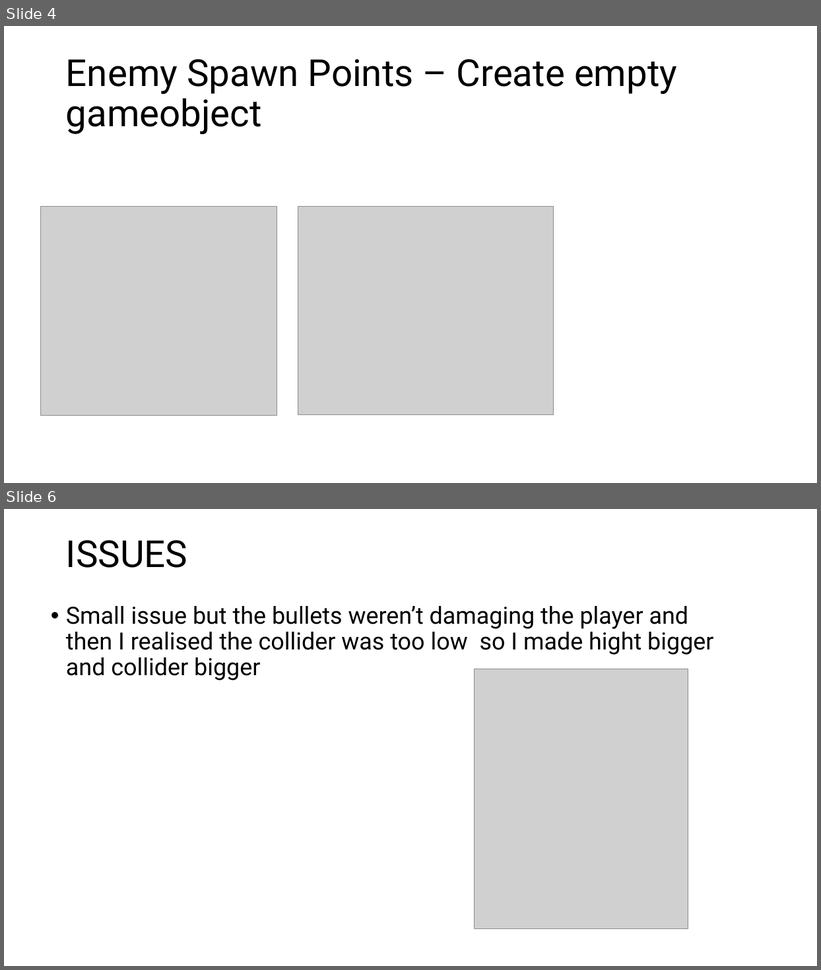
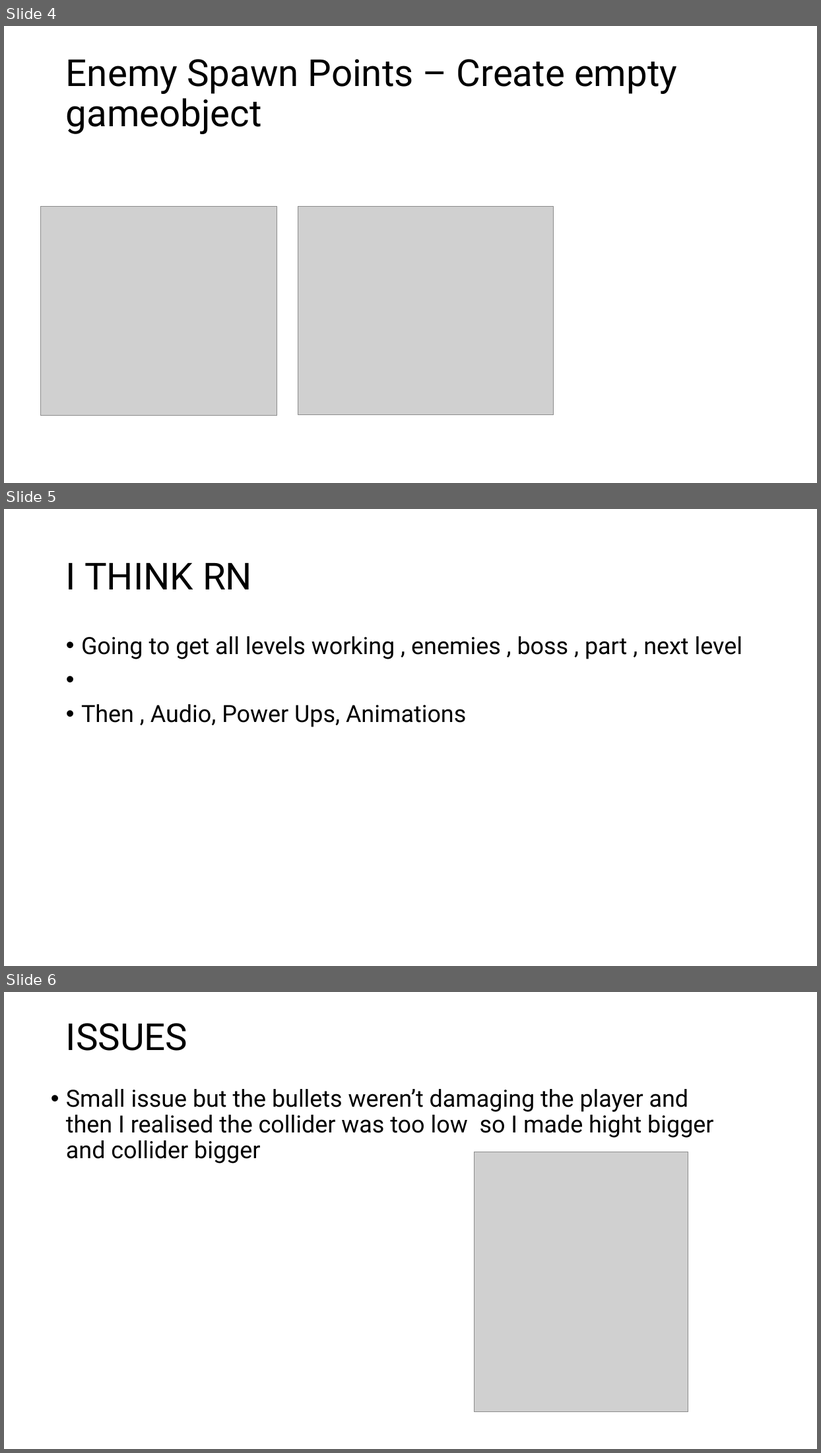
Before and after one commit to Mdot5596/Timeline-Takedown, a slide deck: Documentation/Report/Documentationofstuff.pptx. Shown one above the other, each under a label of ours: slides 4 and 6 before the commit, slides 4, 5 and 6 after it; the slides between them are not shown. The pictures are 821x970 and 821x1453 pixels, drawn with LibreOffice and Linux fonts; fonts in the diff are those of the drawing; grey boxes stand for pictures. Boxes give left, top, right and bottom in pixels: in the first picture for what was removed or moved away, otherwise in the second. Text is boxed around its words. In the diff, an @@ line names an element or a change of style, - is before the commit and + after.

```diff
--- a/Documentation/Report/Documentationofstuff.pptx
+++ b/Documentation/Report/Documentationofstuff.pptx
@@ slide 5 added at (x1=4, y1=509, x2=817, y2=966), background #FFFFFF @@
@@ title added at (x1=66, y1=563, x2=252, y2=590), 44 pt, text #000000 @@
+I THINK RN
@@ text added at (x1=81, y1=636, x2=743, y2=727), 28 pt, text #000000 @@
+• Going to get all levels working , enemies , boss , part , next level
+• Then , Audio, Power Ups, Animations
```
Also in this commit, not shown: 1 slide changed, 1 other slide added, 2 slides removed, 29 other files.
